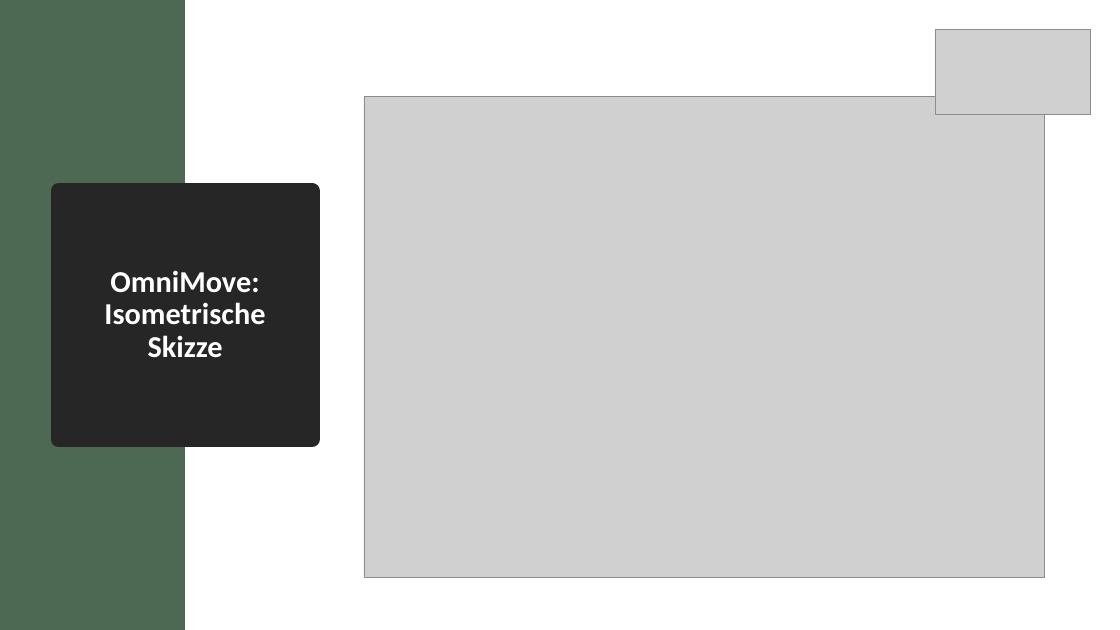
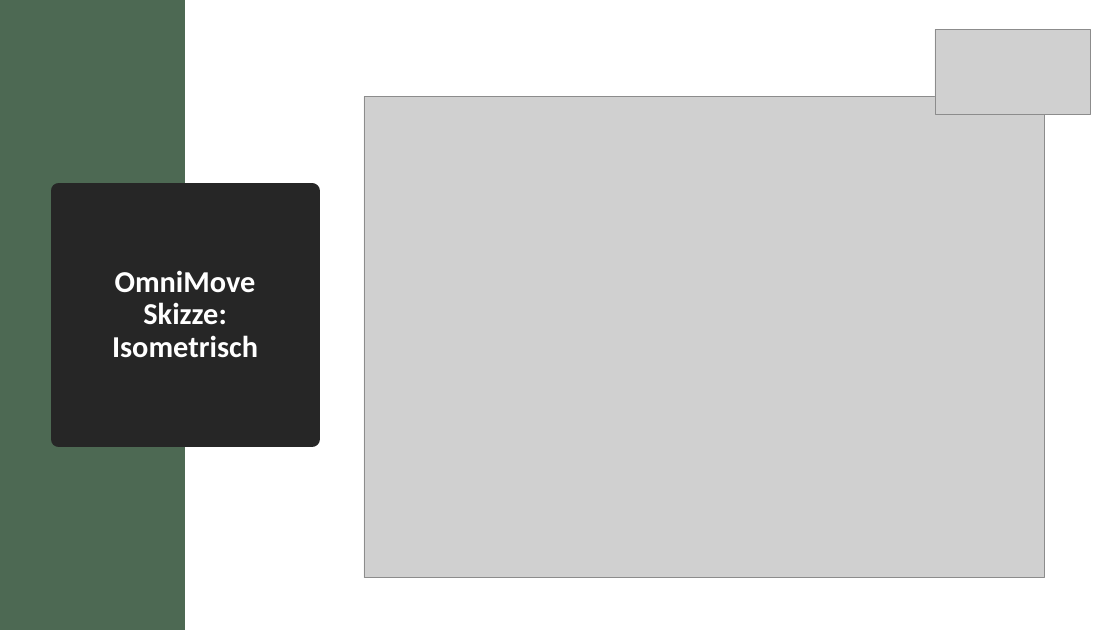
Before and after one commit to Khodii/OmniMoveCar, a slide deck: slide 3 of Praktikum Produktionstechnik M2.pptx. Drawn at 1120x630 pixels with LibreOffice and Linux fonts; fonts in the diff are those of the drawing; grey boxes stand for pictures. Boxes give left, top, right and bottom in pixels: in the first picture for what was removed or moved away, otherwise in the second. Text is boxed around its words. In the diff, an @@ line names an element or a change of style, - is before the commit and + after.

Commit message:
Add files via upload
jetzt aber wirklich mit nicks skizzen

```diff
--- a/Praktikum Produktionstechnik M2.pptx
+++ b/Praktikum Produktionstechnik M2.pptx
@@ title at box(112, 270, 258, 358): text changed @@
-OmniMove: Isometrische Skizze
+OmniMove
+Skizze: Isometrisch
```
Also in this commit, not shown: 1 other slide changed, 1 slide added.
